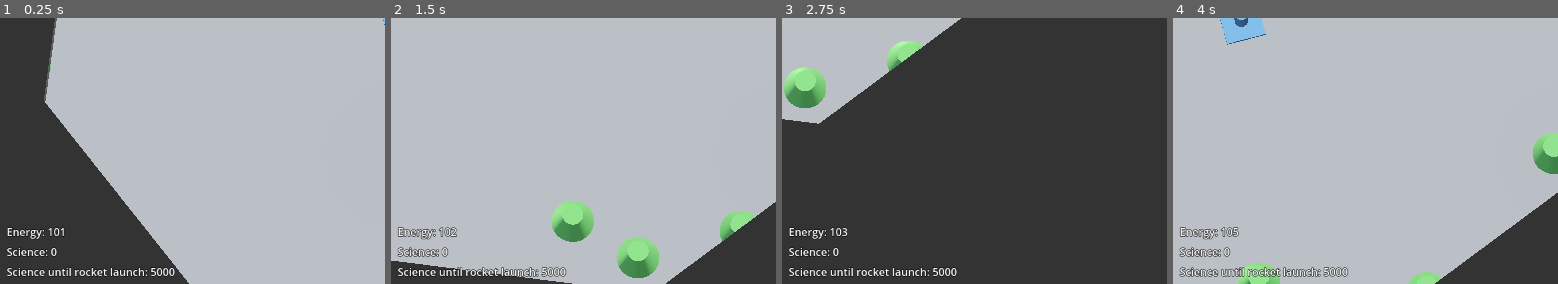
Above: before the commit, frames 1-4 (left to right).
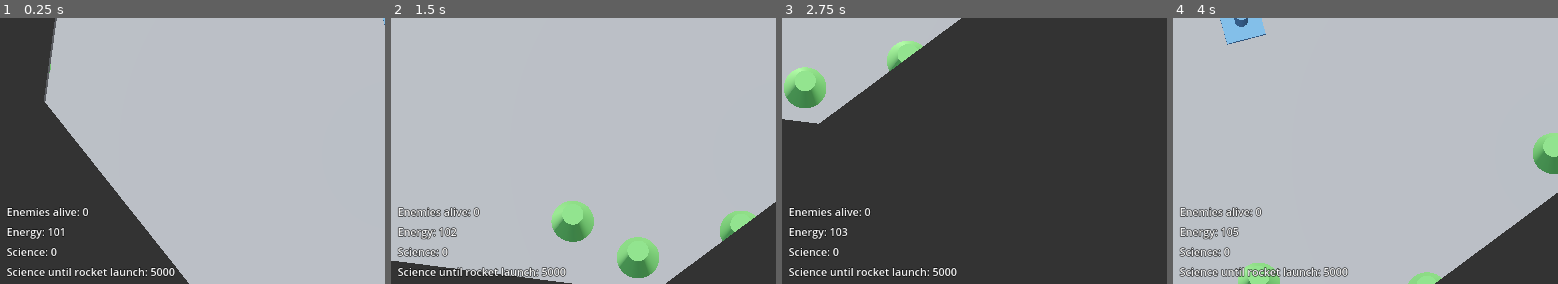
Above: after the commit, the same moments.

Repository: mcjohnalds/machine-extinction-event
Game: Godot game, scene res://main.tscn
Two runs of this game, one before a commit and one after it. Both use one fixed random seed, a clock stepped at 60 frames per second and the inputs below.
Inputs (mouse positions are % of the whole screen's width and height, from its top left):
- Up to frame 1 (0.25 s): no input
- Up to frame 2 (1.5 s): tap Enter at 0.5 s; move the mouse to (75, 45) at 0.52 s; hold D 0.53-1.28 s; tap 1 at 0.6 s; click (75, 45) at 0.67 s; move the mouse to (31, 55) at 1.27 s; hold S from 1.28 s (still down); tap 2 at 1.35 s
- Up to frame 3 (2.75 s): move the mouse to (62, 28) at 2.02 s; release S at 2.03 s; hold D from 2.03 s (still down); tap 3 at 2.1 s
- Up to frame 4 (4 s): move the mouse to (47, 70) at 2.77 s; release D at 2.78 s; hold W 2.78-3.53 s; tap 4 at 2.85 s; click (47, 70) at 2.92 s; move the mouse to (83, 65) at 3.52 s; hold A from 3.53 s (still down); tap 1 at 3.6 s
The pictures show only the part of the screen within x 0-50%, y 50-100%; the shares and areas given below are measured in that part.

The runs differ from the first frame. In frame 1, 0.3% of the frame differs, in the area x 1-23%, y 71-75%; in frame 2, 0.5%, in the area x 1-24%, y 71-75%; in frame 3, 0.3%; in frame 4, 0.5%.

Commit message:
enemies counter

Diff:
--- a/main.gd
+++ b/main.gd
@@ -5,16 +5,16 @@
 const TURRET_RADIUS := 6.0
 enum BuildingType {TURRET, WALL, MINE, LAB, INVALID}
 const BUILDING_ENERGY_COST = {
-	BuildingType.TURRET: 100,
-	BuildingType.WALL: 20,
-	BuildingType.MINE: 100,
-	BuildingType.LAB: 100,
-}
-const BUILDING_ENERGY_SELL_VALUE = {
 	BuildingType.TURRET: 50,
 	BuildingType.WALL: 10,
 	BuildingType.MINE: 50,
 	BuildingType.LAB: 50,
+}
+const BUILDING_ENERGY_SELL_VALUE = {
+	BuildingType.TURRET: 25,
+	BuildingType.WALL: 5,
+	BuildingType.MINE: 25,
+	BuildingType.LAB: 25,
 }
 var turret_scene := preload("res://turret.tscn")
 var wall_scene := preload("res://wall.tscn")
@@ -35,6 +35,7 @@
 @onready var enemies := $Enemies as Node
 @onready var buildings := $Buildings as Node
 @onready var energy_label := $UI/EnergyLabel as Label
+@onready var enemies_label := $UI/EnemiesLabel as Label
 @onready var science_label := $UI/ScienceLabel as Label
 @onready var science_remaining_label := $UI/ScienceRemainingLabel as Label
 @onready var tooltip_label := $UI/TooltipLabel as Label
@@ -51,11 +52,13 @@
 var science := 0
 var camera_offset := Vector3.ZERO
 var enemy_spawn_position := Vector3.ZERO
+var enemies_alive := 0
 
 
 func _ready() -> void:
 	set_science(science)
 	set_energy(energy)
+	set_enemies_alive(enemies_alive)
 
 	camera_offset = camera.position
 	grid_to_building[Vector2i(0, 0)] = launchpad
@@ -172,6 +175,7 @@
 		enemy.position += enemy.basis.z * delta * 1.0
 		if enemy.position.distance_to(nearest_building.position) < 1.0:
 			enemy.queue_free()
+			set_enemies_alive(enemies_alive - 1)
 			erase_building(grid_coord)
 	for grid_coord: Vector2i in grid_to_building:
 		var building: Node3D = grid_to_building[grid_coord]
@@ -197,6 +201,7 @@
 				turret.last_fired_at = get_time()
 				add_tracer(turret, nearest_enemy)
 				nearest_enemy.queue_free()
+				set_enemies_alive(enemies_alive - 1)
 				var gun := turret.find_child("Gun") as Node3D
 				gun.look_at(nearest_enemy.position, Vector3.UP, true)
 
@@ -246,6 +251,7 @@
 				enemy_spawn_position.z + randf_range(-3.0, 3.0),
 			)
 			enemies.add_child(enemy)
+			set_enemies_alive(enemies_alive + 1)
 		enemies_per_wave = enemies_per_wave * 1.2 + 1.0
 
 		await get_tree().create_timer(60.0).timeout
@@ -271,6 +277,11 @@
 func set_energy(new_energy: int) -> void:
 	energy = new_energy
 	energy_label.text = "Energy: %s" % energy
+
+
+func set_enemies_alive(new_enemies_alive: int) -> void:
+	enemies_alive = new_enemies_alive
+	enemies_label.text = "Enemies alive: %s" % enemies_alive
 
 
 func set_science(new_science: int) -> void:
@@ -420,6 +431,9 @@
 	if warning_label.position.y > viewport_size.y:
 		warning_label.position.y = viewport_size.y - warning_label.size.y
 
+	if enemies_alive == 0:
+		warning_label.visible = false
+
 
 func erase_building(grid_coord: Vector2i) -> void:
 	var building: Node3D = grid_to_building[grid_coord]
--- a/main.tscn
+++ b/main.tscn
@@ -116,6 +116,13 @@
 offset_bottom = 733.0
 text = "Energy: 0"
 
+[node name="EnemiesLabel" type="Label" parent="UI"]
+offset_left = 10.0
+offset_top = 680.0
+offset_right = 90.0
+offset_bottom = 703.0
+text = "Enemies alive: 0"
+
 [node name="ScienceLabel" type="Label" parent="UI"]
 offset_left = 10.0
 offset_top = 740.0
